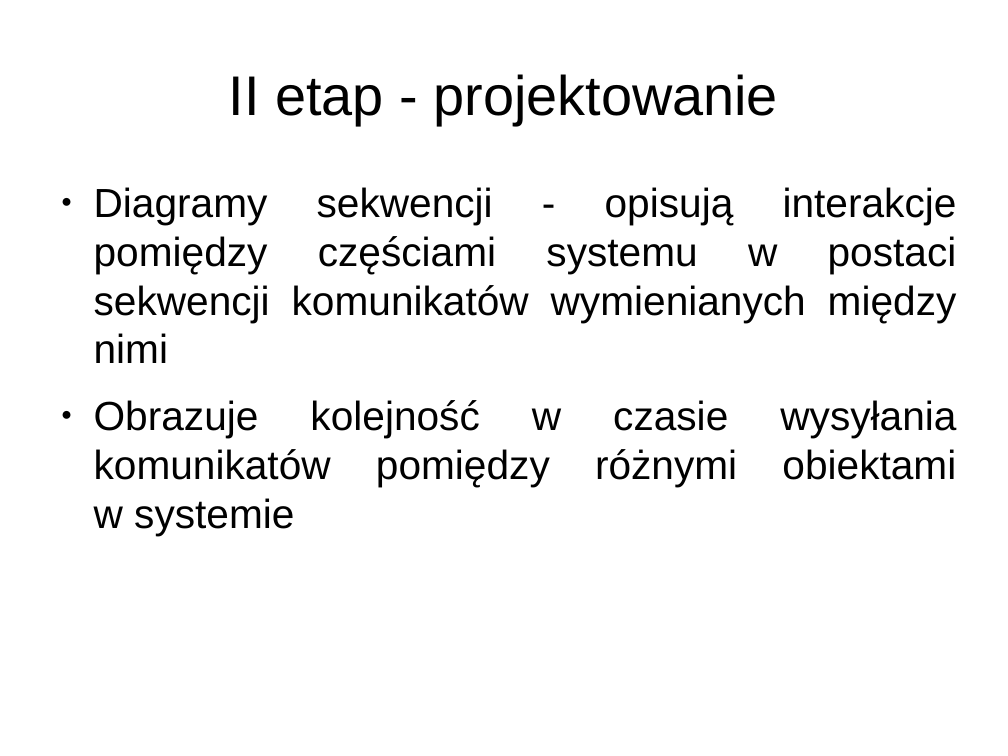
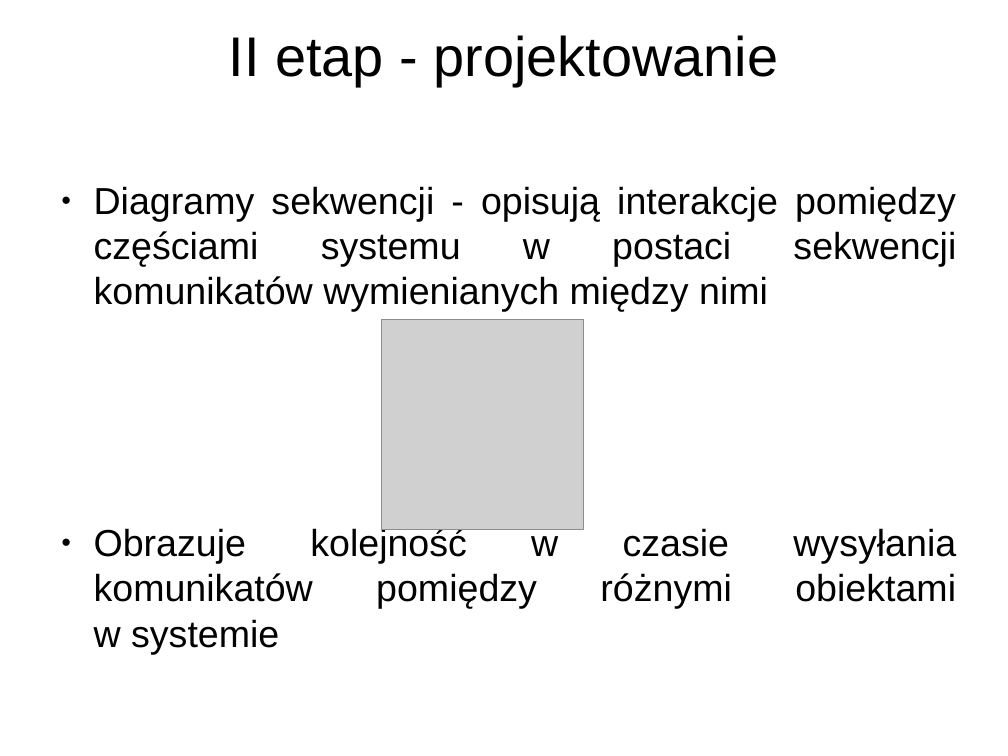
Before and after one commit to ZUTIO/IO, a slide deck: slide 8 of IO - prezentacja.odp. Drawn at 1008x756 pixels with LibreOffice and Linux fonts; fonts in the diff are those of the drawing; grey boxes stand for pictures; background and template pictures are left out. Boxes give left, top, right and bottom in pixels: in the first picture for what was removed or moved away, otherwise in the second. Text is boxed around its words. In the diff, an @@ line names an element or a change of style, - is before the commit and + after.

```diff
--- a/IO - prezentacja.odp
+++ b/IO - prezentacja.odp
@@ title "II etap - projektowanie": place and size @@
-title "II etap - projektowanie" at (229,74,778,125)
+title "II etap - projektowanie" at (229,35,778,86)
@@ text "Diagramy sekwencji - opisują interakcje ..." at (94,186,956,654): size 32 to 29.6 pt @@
@@ picture added at (381,319,583,530) @@
```
Also in this commit, not shown: 14 other slides changed, 2 slides added, 21 other files.
